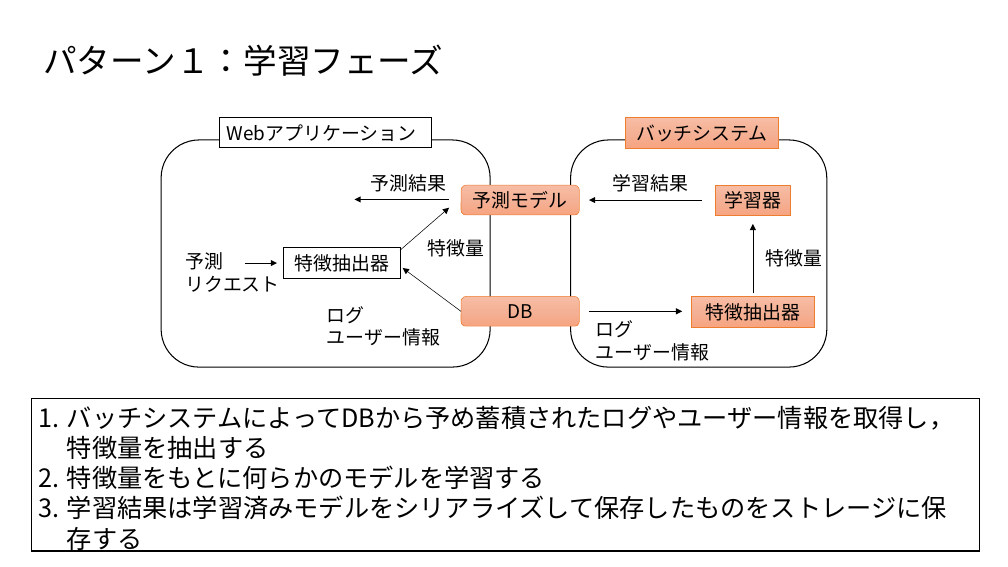
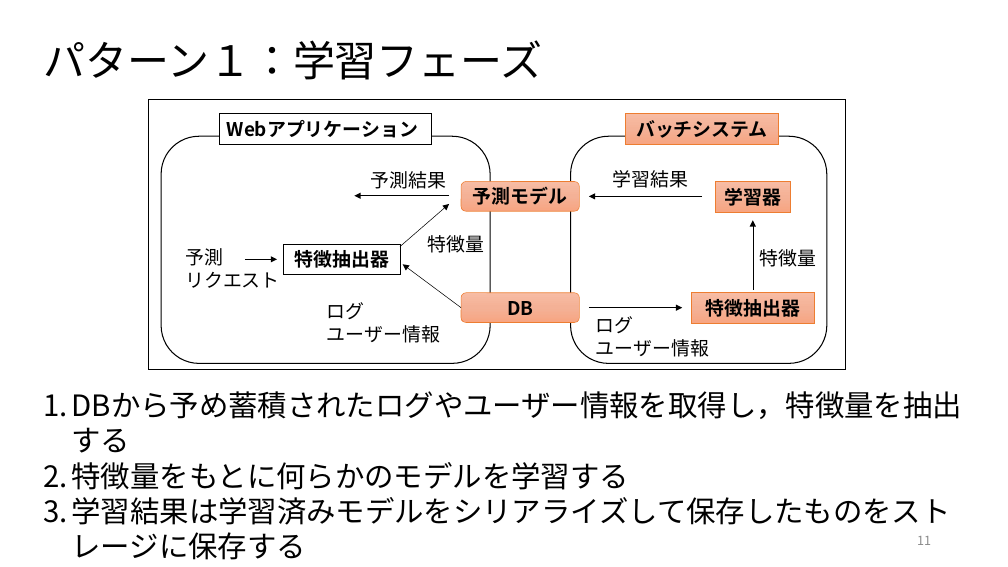
Before and after one commit to ryosuke-ku/Rinko, a slide deck: slide 11 of 仕事ではじめる機械学習第4章.pptx. Drawn at 1008x567 pixels with LibreOffice and Linux fonts; fonts in the diff are those of the drawing. Boxes give left, top, right and bottom in pixels: in the first picture for what was removed or moved away, otherwise in the second. Text is boxed around its words. In the diff, an @@ line names an element or a change of style, - is before the commit and + after.

Commit message:
add 仕事で始める機械学習第4章を編集しました

```diff
--- a/仕事ではじめる機械学習第4章.pptx
+++ b/仕事ではじめる機械学習第4章.pptx
@@ title "パターン１：学習フェーズ" at box(43, 40, 542, 80): size 32 to 40 pt @@
@@ rectangle added at box(148, 100, 845, 370), fill #FFFFFF, outline #000000 1 pt @@
@@ bold on in 7 elements at box(219, 113, 432, 144), box(284, 244, 401, 274), box(461, 181, 580, 211), box(461, 293, 580, 322), box(716, 181, 790, 212), box(691, 293, 814, 323), box(626, 113, 779, 144) @@
@@ 7 arrows, 5 texts, 5 rectangles, 4 rounded rectangles: place and size @@
-7 arrows, 5 texts, 5 rectangles, 4 rounded rectangles at box(161, 117, 827, 367)
+7 arrows, 5 texts, 5 rectangles, 4 rounded rectangles at box(161, 113, 827, 363)
@@ text "特徴量": place and size @@
-text "特徴量" at box(766, 249, 823, 267)
+text "特徴量" at box(759, 249, 816, 267)
@@ text "DBから予め蓄積されたログやユーザー情報を取得し，特徴量を抽出する": place and size @@
-text "DBから予め蓄積されたログやユーザー情報を取得し，特徴量を抽出する" at box(31, 399, 979, 551)
+text "DBから予め蓄積されたログやユーザー情報を取得し，特徴量を抽出する" at box(72, 391, 962, 560)
@@ text "DBから予め蓄積されたログやユーザー情報を取得し，特徴量を抽出する" at box(72, 391, 962, 560): outline #000000 1 pt to none @@
@@ text at box(72, 391, 962, 453): text changed; size 24 to 28 pt @@
-1. バッチシステムによってDBから予め蓄積されたログやユーザー情報を取得し，特徴量を抽出する
+1. DBから予め蓄積されたログやユーザー情報を取得し，特徴量を抽出する
@@ text at box(72, 462, 951, 560): size 24 to 28 pt in "特徴量をもとに何らかのモデルを学習する", "学習結果は学習済みモデルをシリアライズして保存したものをストレージに保存する" @@
@@ page number added at box(917, 536, 931, 545), 12 pt, text #8C8C8C @@
+11
```
Also in this commit, not shown: 22 other slides changed, 5 slides added, 1 other file.
